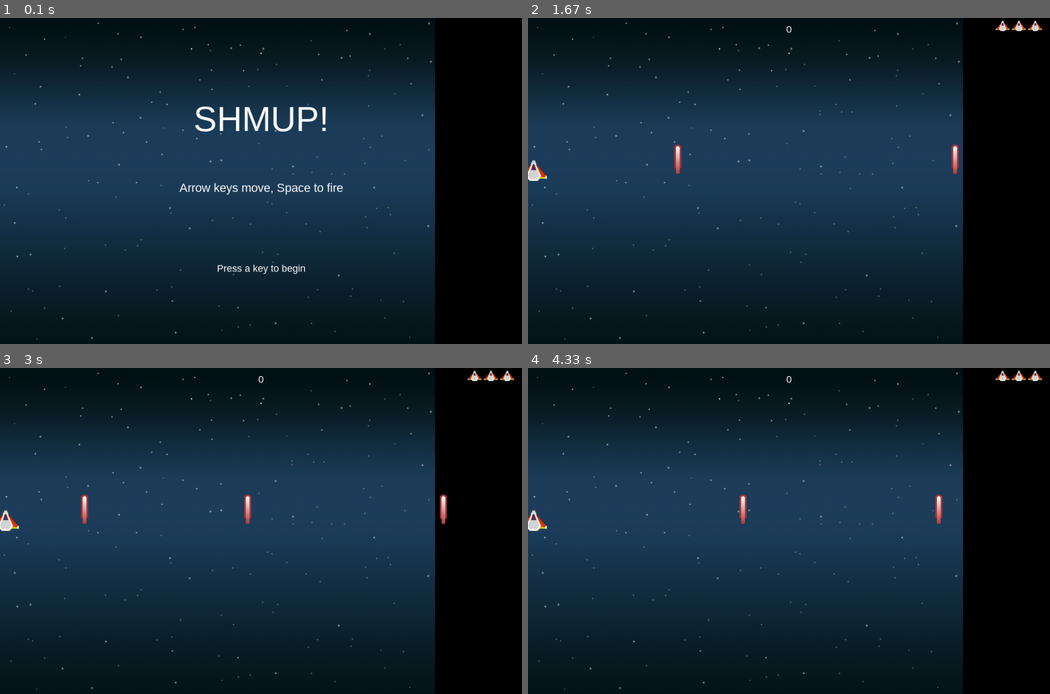
Above: before the commit, frames 1-4 (two rows, left to right).
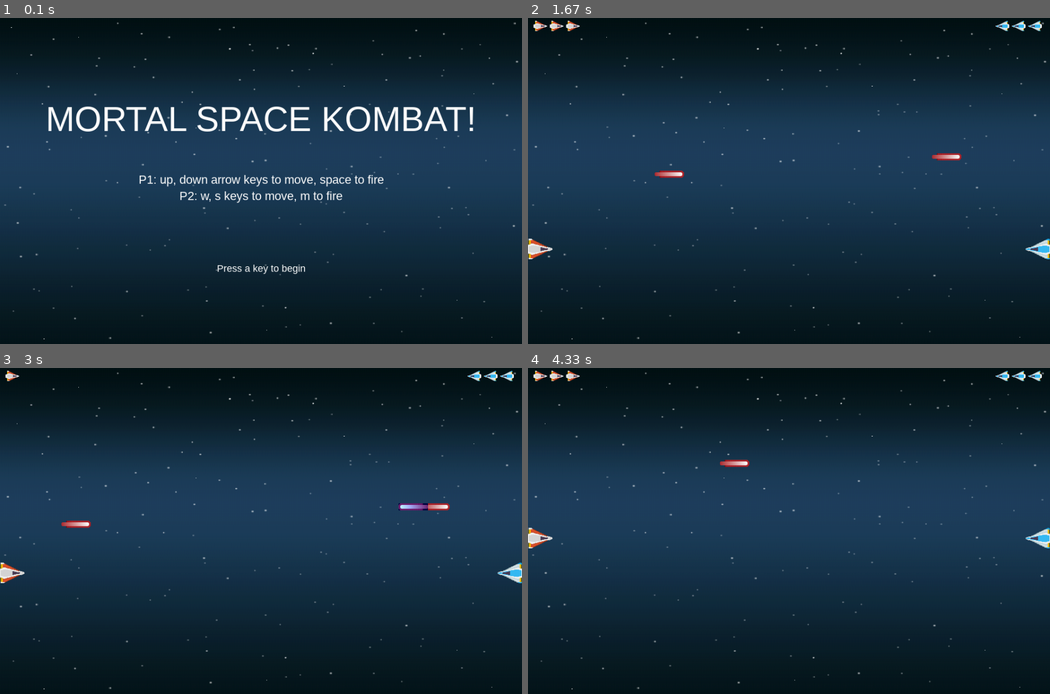
Above: after the commit, the same moments.

Repository: Desaiz/pygame
Game: pygame game, started from multiplayer.py
Two runs of this game, one before a commit and one after it. Both use one fixed random seed, a clock stepped at 60 frames per second and the inputs below.
Inputs:
- Up to frame 1 (0.1 s): no input
- Up to frame 2 (1.67 s): hold Up 0.33-0.8 s; tap Space at 0.83, 1.4 s; hold Down 1.33-1.63 s; hold S 1.33-1.63 s
- Up to frame 3 (3 s): hold Up 1.67-2.03 s; hold W 1.67-2.03 s; tap Space at 1.73, 2.13, 2.53, 2.87 s; hold Down 2.07-2.43 s; hold S 2.07-2.43 s; hold Up 2.47-2.77 s; hold W 2.47-2.77 s; hold M from 2.8 s (still down); hold Down from 2.8 s (still down); hold S from 2.8 s (still down)
- Up to frame 4 (4.33 s): release M at 3.1 s; release Down at 3.1 s; release S at 3.1 s; hold Down 3.13-3.43 s; hold S 3.13-3.43 s; tap Space at 3.2, 3.53, 3.93 s; hold Up 3.47-3.83 s; hold W 3.47-3.83 s; hold Down 3.87-4.23 s; hold S 3.87-4.23 s; hold Up from 4.27 s (still down); hold W from 4.27 s (still down)

The runs differ from the first frame. In frame 1, 20% of the frame differs, in the area x 0-100%, y 1-100%; in frame 2, 17%; in frame 3, 17%; in frame 4, 17%.

Commit message:
multiplayer game

Diff:
--- a/multiplayer.py
+++ b/multiplayer.py
@@ -48,11 +48,18 @@
         img_rect.y = y
         surf.blit(img, img_rect)
 
-def show_go_screen():
+def show_go_screen(winner):
     screen.blit(background, background_rect)
-    draw_text(screen, "SHMUP!", 64, WIDTH / 2, HEIGHT / 4)
-    draw_text(screen, "Arrow keys move, Space to fire", 22,
-              WIDTH / 2, HEIGHT / 2)
+    if winner == 0:
+        draw_text(screen, "MORTAL SPACE KOMBAT!", 64, WIDTH / 2, HEIGHT / 4)
+    if winner == 1:
+        draw_text(screen, "PLAYER 1 WINS!", 64, WIDTH / 2, HEIGHT / 4)
+        draw_text(screen, "Play again?", 18, WIDTH / 2, HEIGHT * 3 / 4 -20)
+    if winner == 2:
+        draw_text(screen, "PLAYER 2 WINS!", 64, WIDTH / 2, HEIGHT / 4)
+        draw_text(screen, "Play again?", 18, WIDTH / 2, HEIGHT * 3 / 4 -20)
+    draw_text(screen, "P1: up, down arrow keys to move, space to fire", 22, WIDTH / 2, HEIGHT / 2-15)
+    draw_text(screen, "P2: w, s keys to move, m to fire", 22, WIDTH / 2, HEIGHT / 2+15)
     draw_text(screen, "Press a key to begin", 18, WIDTH / 2, HEIGHT * 3 / 4)
     pg.display.flip()
     waiting = True
@@ -72,7 +79,7 @@
         self.rect = self.image.get_rect()
         self.radius = 21
         #pg.draw.circle(self.image, RED, self.rect.center, self.radius)
-        self.rect.centerx = 10
+        self.rect.centerx = 20
         self.rect.bottom = HEIGHT/2
         self.speedy = 0
         self.live = 3
@@ -80,9 +87,9 @@
     def update(self):
         self.speedy = 0
         keystate = pg.key.get_pressed()
-        if keystate[pg.K_LEFT]:
+        if keystate[pg.K_UP]:
             self.speedy = -8
-        if keystate[pg.K_RIGHT]:
+        if keystate[pg.K_DOWN]:
             self.speedy = 8
         self.rect.y += self.speedy
         if self.rect.bottom >= HEIGHT:
@@ -91,11 +98,40 @@
             self.rect.top = 0
 
     def shoot(self):
-        bullet = Bullet(self.rect.centerx, self.rect.top)
+        bullet = Bullet(self.rect.centerx, self.rect.top, 1)
         all_sprites.add(bullet)
         bullets.add(bullet)
 
-
+class Player2(pg.sprite.Sprite):
+    def __init__(self):
+        pg.sprite.Sprite.__init__(self)
+        self.image = pg.transform.scale(player2_img, (50, 38))
+        self.image.set_colorkey(BLACK)
+        self.rect = self.image.get_rect()
+        self.radius = 21
+        #pg.draw.circle(self.image, RED, self.rect.center, self.radius)
+        self.rect.centerx = WIDTH-20
+        self.rect.bottom = HEIGHT/2
+        self.speedy = 0
+        self.live = 3
+
+    def update(self):
+        self.speedy = 0
+        keystate = pg.key.get_pressed()
+        if keystate[pg.K_w]:
+            self.speedy = -8
+        if keystate[pg.K_s]:
+            self.speedy = 8
+        self.rect.y += self.speedy
+        if self.rect.bottom >= HEIGHT:
+            self.rect.bottom = HEIGHT
+        if self.rect.top < 0:
+            self.rect.top = 0
+
+    def shoot(self):
+        bullet = Bullet(self.rect.centerx, self.rect.top, 2)
+        all_sprites.add(bullet)
+        bullets.add(bullet)
 
 class Mob(pg.sprite.Sprite):
     def __init__(self):
@@ -118,50 +154,61 @@
             self.speedy = random.randrange(1, 8)
 
 class Bullet(pg.sprite.Sprite):
-    def __init__(self, x, y):
-        pg.sprite.Sprite.__init__(self)
-        self.image = bullet_img
-        self.image.set_colorkey(BLACK)
-        self.rect = self.image.get_rect()
-        self.rect.bottom = y+25
-        self.rect.centerx = x+25
+    def __init__(self, x, y, p):
+        pg.sprite.Sprite.__init__(self)
+        if p == 1:
+            self.image = bullet_img
+        if p == 2:
+            self.image = bullet2_img
+        self.image.set_colorkey(BLACK)
+        self.rect = self.image.get_rect()
+        self.rect.bottom = y
+        self.rect.centerx = x
         self.speedx = 15
-
-    def update(self):
-        self.rect.x += self.speedx
+        self.player = p
+
+    def update(self):
+        if self.player == 1:
+            self.rect.x += self.speedx
+        else:
+            self.rect.x -= self.speedx
         # kill if it moves off the top of the screen
-        if (self.rect.right > WIDTH) or (self.rect.left < -25):
+        if (self.rect.right > WIDTH) or (self.rect.left < 0):
             self.kill()
 #Load graphics
 background = pg.image.load(path.join(img_dir, "b.png")).convert()
 background_rect = background.get_rect()
 player_img = pg.image.load(path.join(img_dir, "playerShip3_orange.png")).convert()
+player2_img = pg.image.load(path.join(img_dir, "playerShip3_blue.png")).convert()
 meteor_img = pg.image.load(path.join(img_dir, "meteorBrown_big3.png")).convert()
 bullet_img = pg.image.load(path.join(img_dir, "laserRed16.png")).convert()
-#player_img = pg.image.load(path.join(img_dir, "playerShip3_orange.png")).convert()
+bullet2_img = pg.image.load(path.join(img_dir, "laserRed17.png")).convert()
 player_mini_img = pg.transform.scale(player_img, (25, 19))
 player_mini_img.set_colorkey(BLACK)
-
+player2_mini_img = pg.transform.scale(player2_img, (25, 19))
+player2_mini_img.set_colorkey(BLACK)
 
 # Game loop
+winner = 0
 game_over = True
 running = True
 while running:
     if game_over:
-        show_go_screen()
+        show_go_screen(winner)
         game_over = False
         all_sprites = pg.sprite.Group()
         mobs = pg.sprite.Group()
         bullets = pg.sprite.Group()
         player = Player()
+        player2 = Player2()
         all_sprites.add(player)
+        all_sprites.add(player2)
 
 # =============================================================================
 #         for i in range(8):
 #            new_mob()
 # =============================================================================
 
-        score = 0
     # keep loop running at the right speed
     clock.tick(FPS)
     # Process input (events)
@@ -172,14 +219,17 @@
         elif event.type == pg.KEYDOWN:
             if event.key == pg.K_SPACE:
                 player.shoot()
-
+            if event.key == pg.K_m:
+                player2.shoot()
     # Update
     all_sprites.update()
-    #check if any bullet hit any mob
-    hits = pg.sprite.groupcollide(mobs, bullets, True, True)
-    for hit in hits:
-        score += 1
-        new_mob()
+# =============================================================================
+#     #check if any bullet hit any mob
+#     hits = pg.sprite.groupcollide(mobs, bullets, True, True)
+#     for hit in hits:
+#         score += 1
+#         new_mob()
+# =============================================================================
     #check to see if a mob hit the player
     hits = pg.sprite.spritecollide(player, mobs, True, pg.sprite.collide_circle)
     for hit in hits:
@@ -187,12 +237,24 @@
         new_mob()
         if player.live <= 0:
             game_over = True
+    hits = pg.sprite.spritecollide(player, bullets, True)
+    for hit in hits:
+        player.live -= 1
+        if player.live <= 0:
+            winner = 2
+            game_over = True
+    hits = pg.sprite.spritecollide(player2, bullets, True)
+    for hit in hits:
+        player2.live -= 1
+        if player2.live <= 0:
+            winner = 1
+            game_over = True
     # Draw / render
     screen.fill(BLACK)
     screen.blit(background, background_rect)
     all_sprites.draw(screen)
-    draw_text(screen, str(score), 18, WIDTH / 2, 10)
-    draw_lives(screen, WIDTH - 100, 5, player.live, player_mini_img)
+    draw_lives(screen, 10, 5, player.live, player_mini_img)
+    draw_lives(screen, WIDTH - 100, 5, player2.live, player2_mini_img)
     # *after* drawing everything, flip the display
     pg.display.flip()
 
Binary file changed: img/b.png
Binary file added: img/b2.png
Binary file changed: img/laserRed16.png
Binary file added: img/laserRed17.png
Binary file added: img/playerShip3_blue.png
Binary file changed: img/playerShip3_orange.png
Binary file added: img/playerShip3_orange2.png
